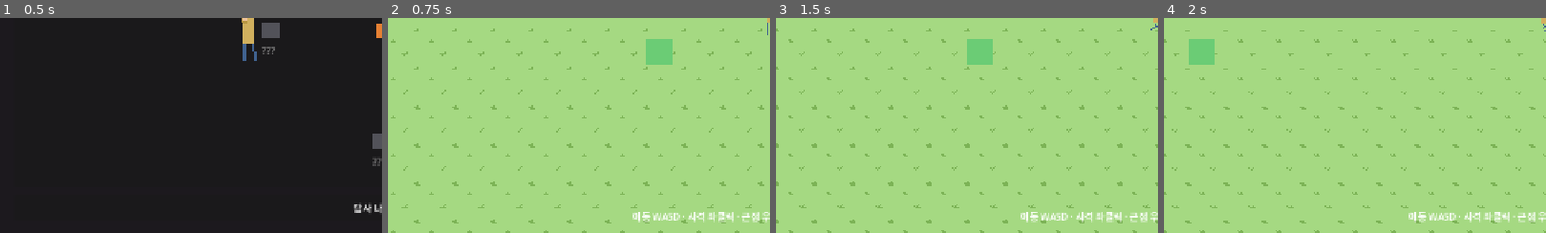
Above: before the commit, frames 1-4 (left to right).
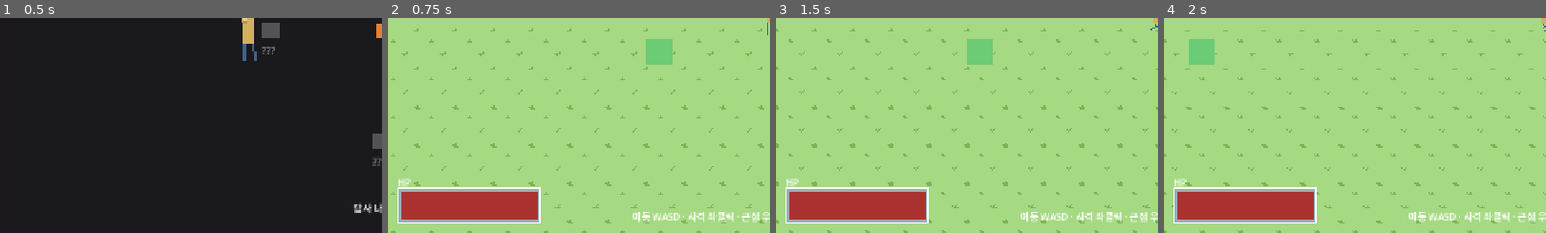
Above: after the commit, the same moments.

Repository: HomilBBANG/rt_Hilling_Game
Game: Godot game, scene res://scenes/main.tscn
Same seed, same stepped clock (60 frames per second), same inputs: the game is played once before the commit and once after it.
Inputs (mouse positions are % of the whole screen's width and height, from its top left):
- Up to frame 1 (0.5 s): no input
- Up to frame 2 (0.75 s): click "탐사 나가기 →" at 0.5 s
- Up to frame 3 (1.5 s): tap Enter at 1.25 s; move the mouse to (72, 45) at 1.27 s; hold D from 1.28 s (still down); hold E from 1.28 s (still down); click (72, 45) at 1.42 s
- Up to frame 4 (2 s): keep holding D; keep holding E
The pictures show only the part of the screen within x 0-50%, y 50-100%; the shares and areas given below are measured in that part.

Frame 1 is identical in both runs. In frame 2, 6.4% of the frame differs, in the area x 2-40%, y 74-96%; in frame 3, 6.4%; in frame 4, 6.4%.

Commit message:
탐사 HUD에 HP 바 추가 (좌측 하단)
- hp.png를 프레임/빨간채움 두 장으로 분리(hp_frame, hp_fill)
- TextureProgressBar(hp_fill, 좌→우) 위에 hp_frame 고정 오버레이
  → HP 깎이면 빨간 면만 줄고 흰 테두리는 유지, 빈 내부는 어둡게
- scavenge.gd: 매 프레임 스태미나 비율로 Hp_bar.value 갱신

Co-Authored-By: Claude Opus 4.8 <noreply@anthropic.com>

Diff:
--- a/scenes/phases/scavenge.tscn
+++ b/scenes/phases/scavenge.tscn
@@ -6,6 +6,8 @@
 [ext_resource type="PackedScene" path="res://scenes/entities/pickups/resource_node.tscn" id="4"]
 [ext_resource type="PackedScene" path="res://scenes/entities/pickups/ammo_pickup.tscn" id="5"]
 [ext_resource type="Texture2D" path="res://assets/tiles/grass.png" id="6"]
+[ext_resource type="Texture2D" path="res://assets/ui/hp_fill.png" id="7"]
+[ext_resource type="Texture2D" path="res://assets/ui/hp_frame.png" id="8"]
 
 [sub_resource type="RectangleShape2D" id="wallH"]
 size = Vector2(3200, 20)
@@ -137,3 +139,43 @@
 offset_bottom = -12.0
 horizontal_alignment = 1
 text = "이동 WASD · 사격 좌클릭 · 근접 우클릭 · 아래 초록 출구에서 E로 귀환"
+
+[node name="HpBar" type="TextureProgressBar" parent="HUD/Root"]
+texture_filter = 1
+layout_mode = 1
+anchor_top = 1.0
+anchor_bottom = 1.0
+offset_left = 16.0
+offset_top = -76.0
+offset_right = 96.0
+offset_bottom = -56.0
+scale = Vector2(3, 3)
+max_value = 100.0
+value = 100.0
+fill_mode = 0
+tint_under = Color(0.22, 0.22, 0.22, 1)
+texture_under = ExtResource("7")
+texture_progress = ExtResource("7")
+
+[node name="HpFrame" type="TextureRect" parent="HUD/Root"]
+texture_filter = 1
+layout_mode = 1
+anchor_top = 1.0
+anchor_bottom = 1.0
+offset_left = 16.0
+offset_top = -76.0
+offset_right = 96.0
+offset_bottom = -56.0
+scale = Vector2(3, 3)
+mouse_filter = 2
+texture = ExtResource("8")
+
+[node name="HpText" type="Label" parent="HUD/Root"]
+layout_mode = 1
+anchor_top = 1.0
+anchor_bottom = 1.0
+offset_left = 16.0
+offset_top = -96.0
+offset_right = 120.0
+offset_bottom = -78.0
+text = "HP"
--- a/scripts/phases/scavenge.gd
+++ b/scripts/phases/scavenge.gd
@@ -29,6 +29,7 @@
 @onready var _stamina_label: Label = $HUD/Root/Stats/StaminaLabel
 @onready var _ammo_label: Label = $HUD/Root/Stats/AmmoLabel
 @onready var _loot_label: Label = $HUD/Root/Stats/LootLabel
+@onready var _hp_bar: TextureProgressBar = $HUD/Root/HpBar
 
 
 func _ready() -> void:
@@ -162,6 +163,9 @@
 	var st := 0.0
 	if _player and is_instance_valid(_player):
 		st = _player.stamina
+		# HP 바(빨간 면)를 스태미나 비율로 채운다 → 깎이면 좌→우로 줄어듦.
+		var mx: float = maxf(1.0, _player.max_stamina)
+		_hp_bar.value = st / mx * 100.0
 	_stamina_label.text = "스태미나: %0.0f" % st
 	_ammo_label.text = "탄약: %d" % WeaponManager.ammo
 	_loot_label.text = "채집: %s" % _loot_summary()
Binary file added: assets/ui/hp.png
Not shown, added: assets/ui/hp.png.import
Binary file added: assets/ui/hp_fill.png
Not shown, added: assets/ui/hp_fill.png.import
Binary file added: assets/ui/hp_frame.png
Not shown, added: assets/ui/hp_frame.png.import
Not shown: 1 places in scenes/phases/scavenge.tscn that only renumber resources
